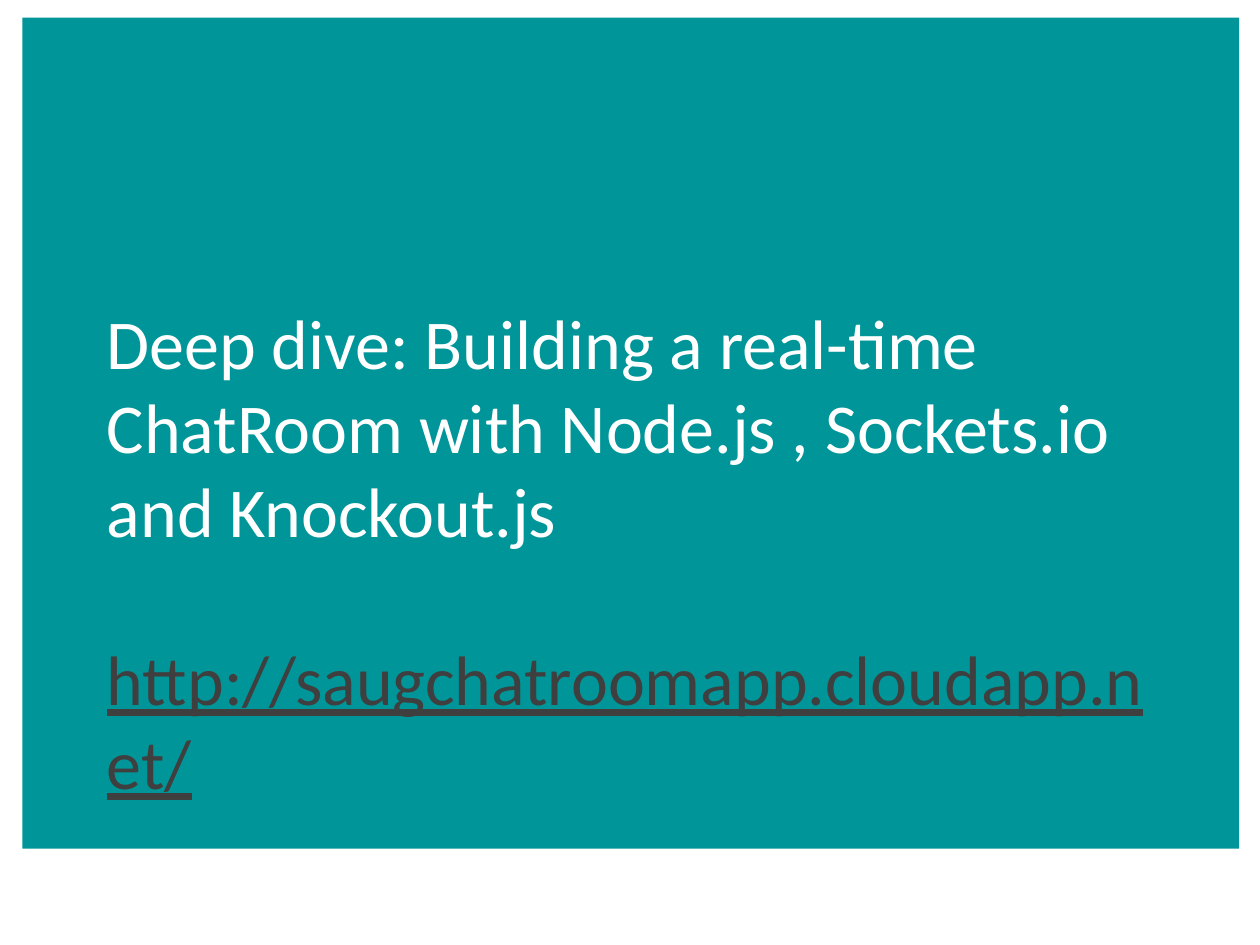
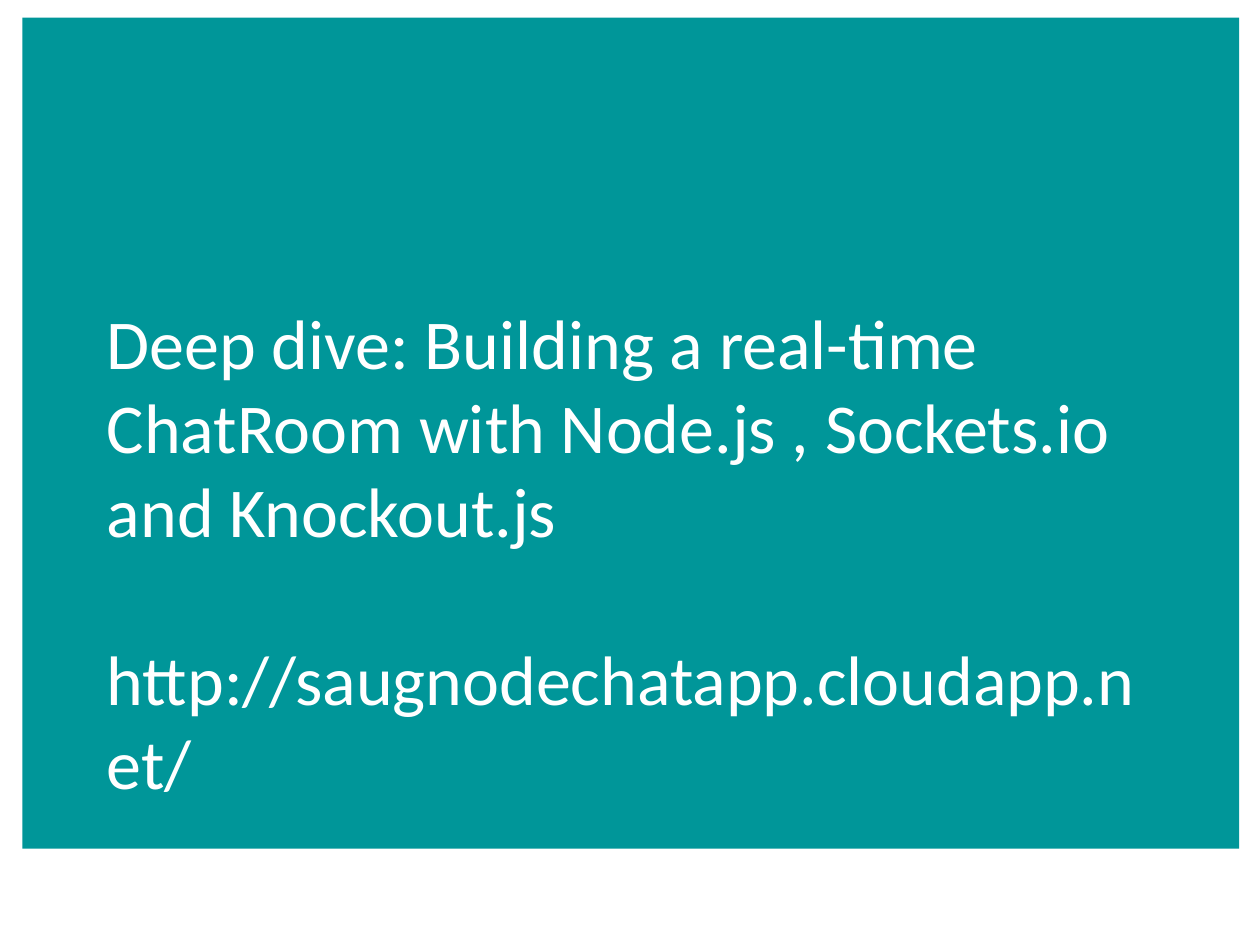
Before and after one commit to aidancasey/AzureNodeChatClient, a slide deck: slide 16 of presentation/Building Node.js Applications on Windows Azure.pptx. Drawn at 1260x945 pixels with LibreOffice and Linux fonts; fonts in the diff are those of the drawing; background and template pictures are left out. Boxes give left, top, right and bottom in pixels: in the first picture for what was removed or moved away, otherwise in the second. Text is boxed around its words. In the diff, an @@ line names an element or a change of style, - is before the commit and + after.

```diff
--- a/presentation/Building Node.js Applications on Windows Azure.pptx
+++ b/presentation/Building Node.js Applications on Windows Azure.pptx
@@ title at (107, 320, 1134, 717): text changed @@
-Deep dive: Building a real-time ChatRoom with Node.js , Sockets.io and Knockout.js
-http://saugchatroomapp.cloudapp.net/
+Deep dive: Building a real-time ChatRoom with Node.js , Sockets.io and Knockout.js
+http://saugnodechatapp.cloudapp.net/
```
Also in this commit, not shown: 1 other slide changed, 14 other files.
